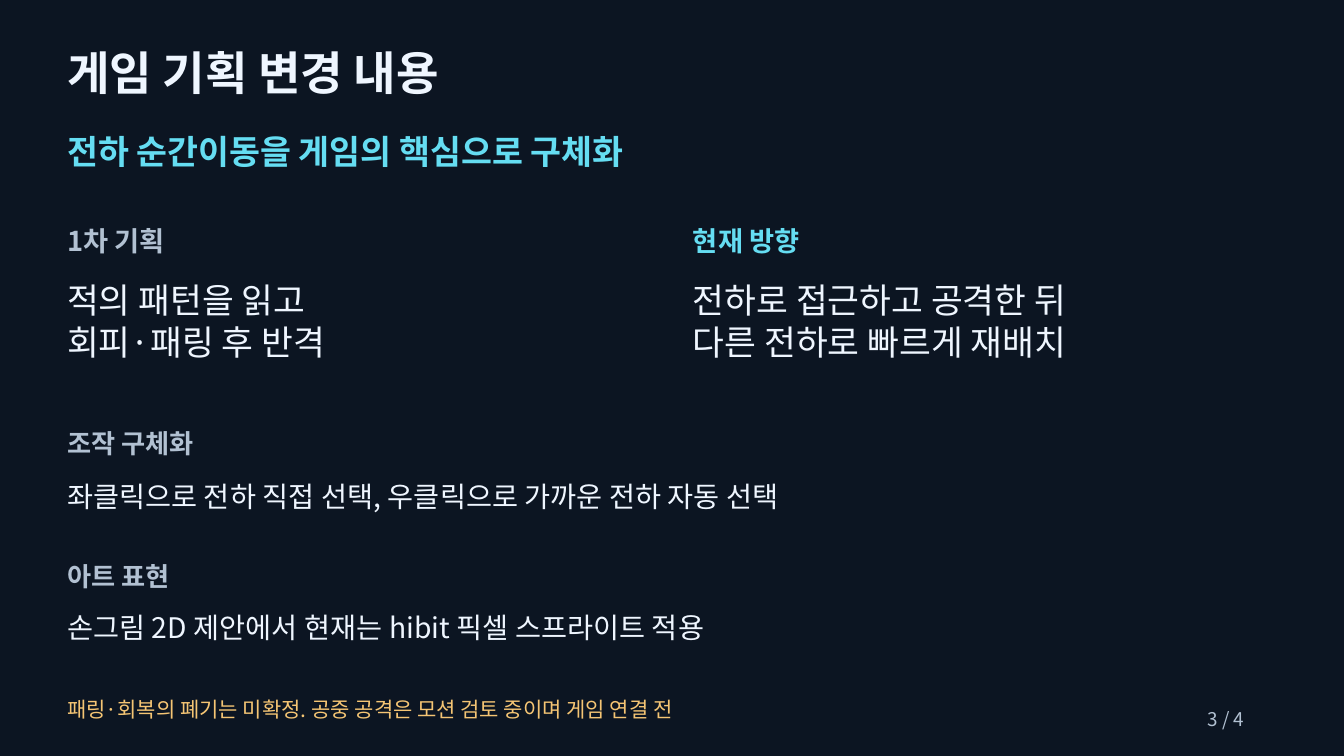
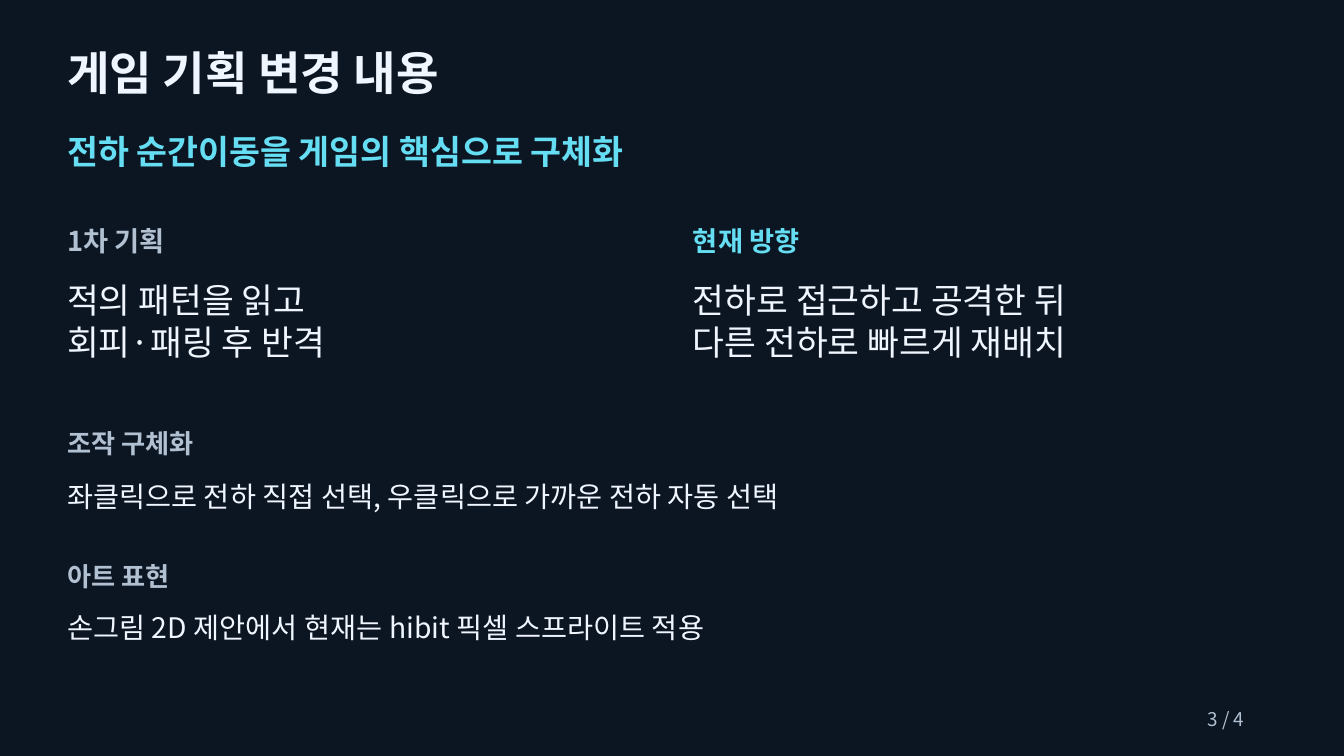
Before and after one commit to snooy-dev/circuit-warden, a slide deck: slide 3 of Circuit_Warden_Phase2_Presentation.pptx. Drawn at 1344x756 pixels with LibreOffice and Linux fonts; fonts in the diff are those of the drawing. Boxes give left, top, right and bottom in pixels: in the first picture for what was removed or moved away, otherwise in the second. Text is boxed around its words. In the diff, an @@ line names an element or a change of style, - is before the commit and + after.

```diff
--- a/Circuit_Warden_Phase2_Presentation.pptx
+++ b/Circuit_Warden_Phase2_Presentation.pptx
@@ text removed at (67,699,672,719) @@
-패링·회복의 폐기는 미확정. 공중 공격은 모션 검토 중이며 게임 연결 전
```
Also in this commit, not shown: 3 other slides changed, 1 other file.
